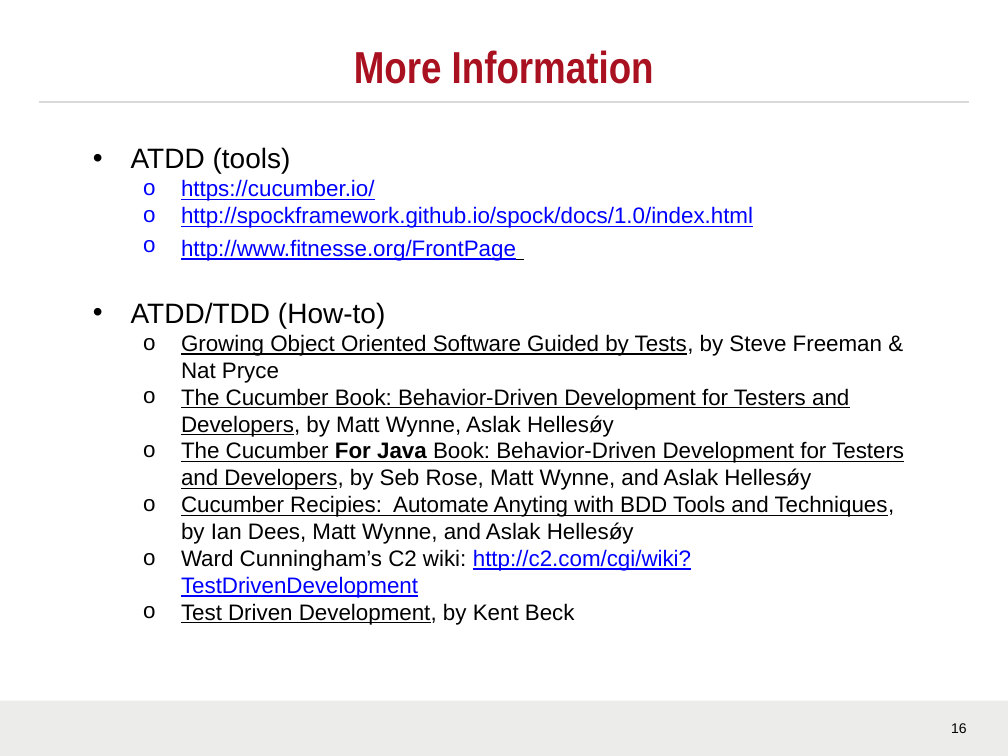
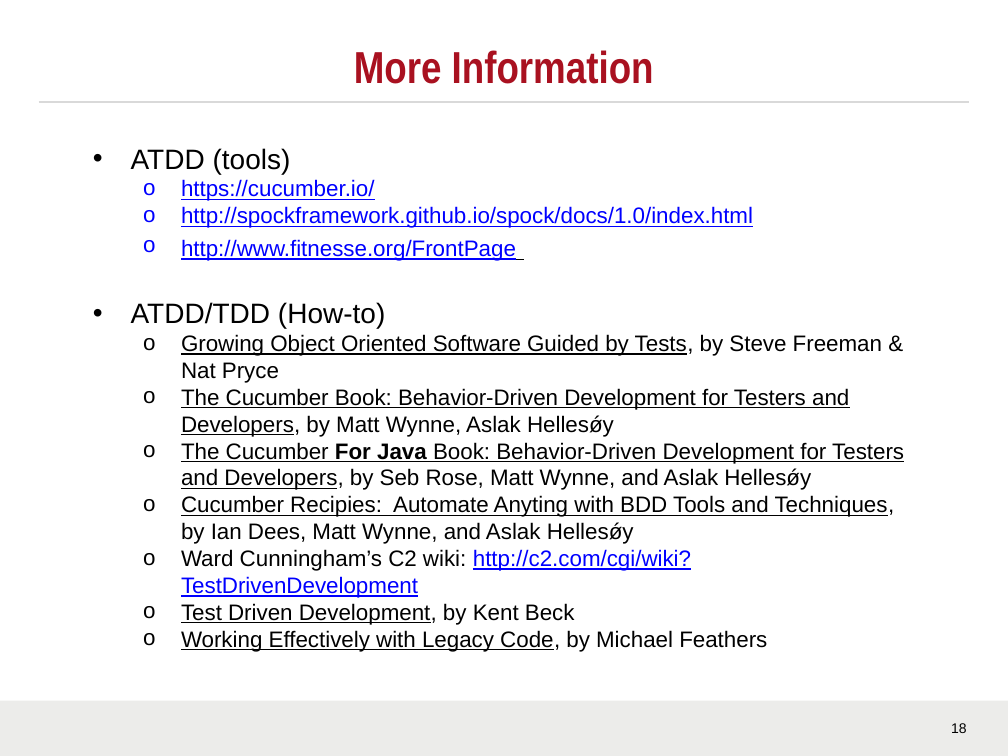
Before and after one commit to LanceZant/atdd-cucumber-jvm, a slide deck: slide 18 of doc/TDD Overview.pptx (slide 16 before the commit). Drawn at 1008x756 pixels with LibreOffice and Linux fonts; fonts in the diff are those of the drawing; background and template pictures are left out. Boxes give left, top, right and bottom in pixels: in the first picture for what was removed or moved away, otherwise in the second. Text is boxed around its words. In the diff, an @@ line names an element or a change of style, - is before the commit and + after.

```diff
--- a/doc/TDD Overview.pptx
+++ b/doc/TDD Overview.pptx
@@ text at [181, 630, 767, 652]: paragraph added @@
+  o Working Effectively with Legacy Code, by Michael Feathers
```
Also in this commit, not shown: 5 other slides changed, 2 slides added.
